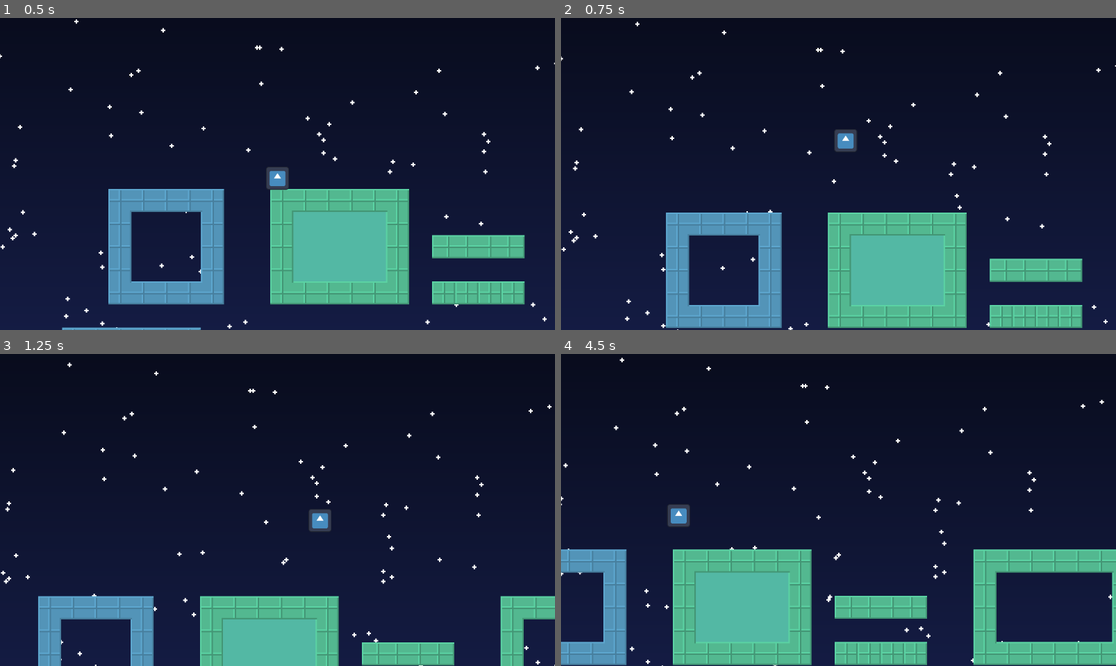
Above: before the commit, frames 1-4 (two rows, left to right).
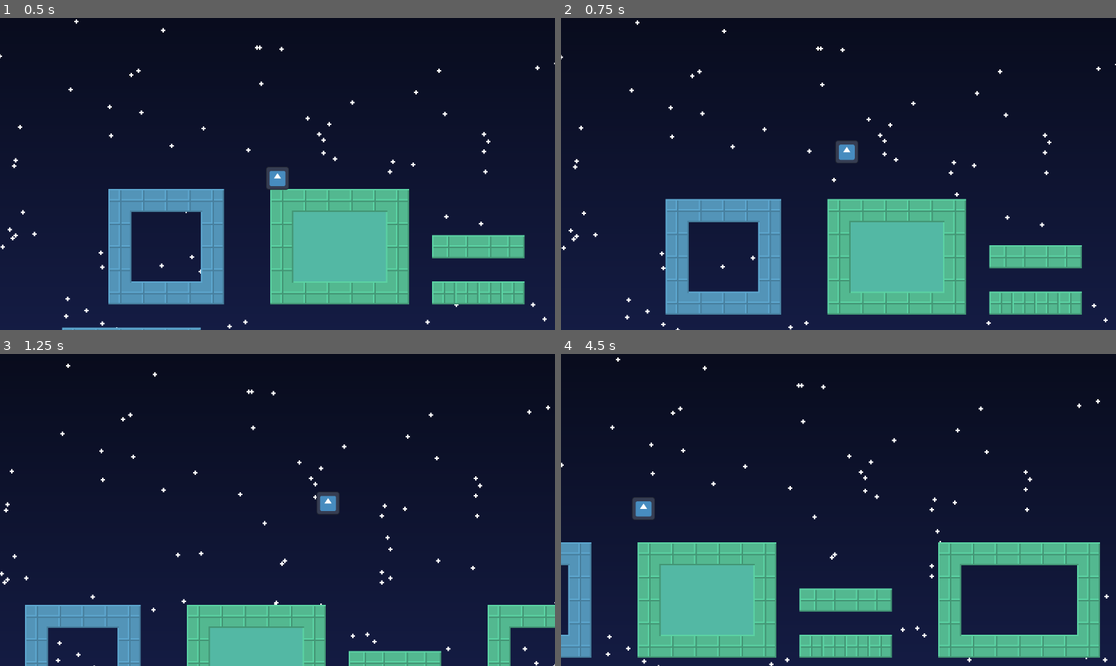
Above: after the commit, the same moments.

Repository: reneelias/Godot-2D-Platformer
Game: Godot game, scene res://Scenes/main.tscn
The game is run twice, just before and just after one commit, with the same random seed, the same clock (stepped at 60 frames per second) and the same inputs. The engine's default icon, where the game draws it, is replaced by a stand-in: a white triangle on a blue panel in a dark square.
Inputs:
- Up to frame 1 (0.5 s): no input
- Up to frame 2 (0.75 s): hold D from 0.53 s (still down); hold Space from 0.53 s (still down)
- Up to frame 3 (1.25 s): keep holding D; keep holding Space
- Up to frame 4 (4.5 s): release Space at 1.28 s; tap R at 1.35, 2.85, 4.35 s; tap Space at 1.52, 1.55, 1.82, 3.02, 3.05, 3.32 s; release D at 2.03 s; hold A 2.03-2.78 s; hold Space 2.03-2.78 s; hold D 2.78-4.28 s; hold Space 3.53-4.28 s; hold A from 4.28 s (still down)

Frame 1 is identical in both runs. In frame 2, 11% of the frame differs, in the area x 0-100%, y 0-100%; in frame 3, 9.3%; in frame 4, 22%, in the area x 0-100%, y 1-100%.

Commit message:
Jump height precision controls

Diff:
--- a/2d-platformer/ObjectScenes/Player.tscn
+++ b/2d-platformer/ObjectScenes/Player.tscn
@@ -10,7 +10,6 @@
 [node name="Player" type="CharacterBody2D"]
 script = ExtResource("1_tryvm")
 moveSpeed = 10.0
-jumpSpeed = 275
 friction = 0.075
 
 [node name="CollisionShape2D" type="CollisionShape2D" parent="."]
--- a/2d-platformer/Scenes/main.tscn
+++ b/2d-platformer/Scenes/main.tscn
@@ -212,5 +212,9 @@
 
 [node name="Player" parent="." instance=ExtResource("4_jjvhh")]
 position = Vector2(-59, -121)
+jumpSpeed = 75
+inAirDamp = 0.6
+jumpSpeedFrames = 20
+jumpSpeedScaler = 0.3
 
 [editable path="Player"]
--- a/2d-platformer/Scripts/CharacterController.gd
+++ b/2d-platformer/Scripts/CharacterController.gd
@@ -6,7 +6,13 @@
 @export var jumpSpeed := 100
 @export var friction := .025
 @export var inAirDamp := .5
+@export var jumpSpeedFrames := 10
+var jumpSpeedFramesCount := 0
 var startPos : Vector2
+
+@export var jumpSpeedScaler := .125
+# const JUMP_SPEED_SCALER = .125
+
 
 func _ready():
     startPos = global_position
@@ -22,9 +28,13 @@
         velocity -= moveSpeedVec * (inAirDamp if (not is_on_floor()) else 1.0)
     if Input.is_key_pressed(KEY_D):
         velocity += moveSpeedVec * (inAirDamp if (not is_on_floor()) else 1.0)
-    if Input.is_key_pressed(KEY_SPACE) and is_on_floor():
-        print("jumping")
-        velocity -= Vector2(0, jumpSpeed)
+    if Input.is_key_pressed(KEY_SPACE):
+        if is_on_floor():
+            jumpSpeedFramesCount = 0
+            velocity -= Vector2(0, jumpSpeed)
+        elif jumpSpeedFramesCount < jumpSpeedFrames:
+            jumpSpeedFramesCount += 1
+            velocity -= Vector2(0, jumpSpeed * jumpSpeedScaler * cos(float(jumpSpeedFramesCount)/jumpSpeedFrames * PI/2))
 
     if is_on_floor():
         velocity -= Vector2(velocity.x * friction, 0)
